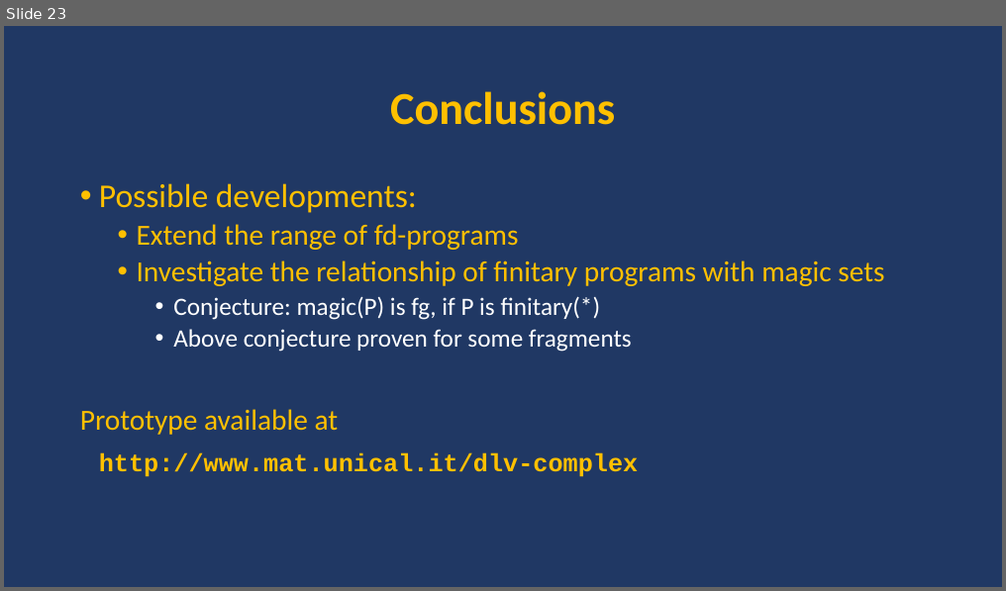
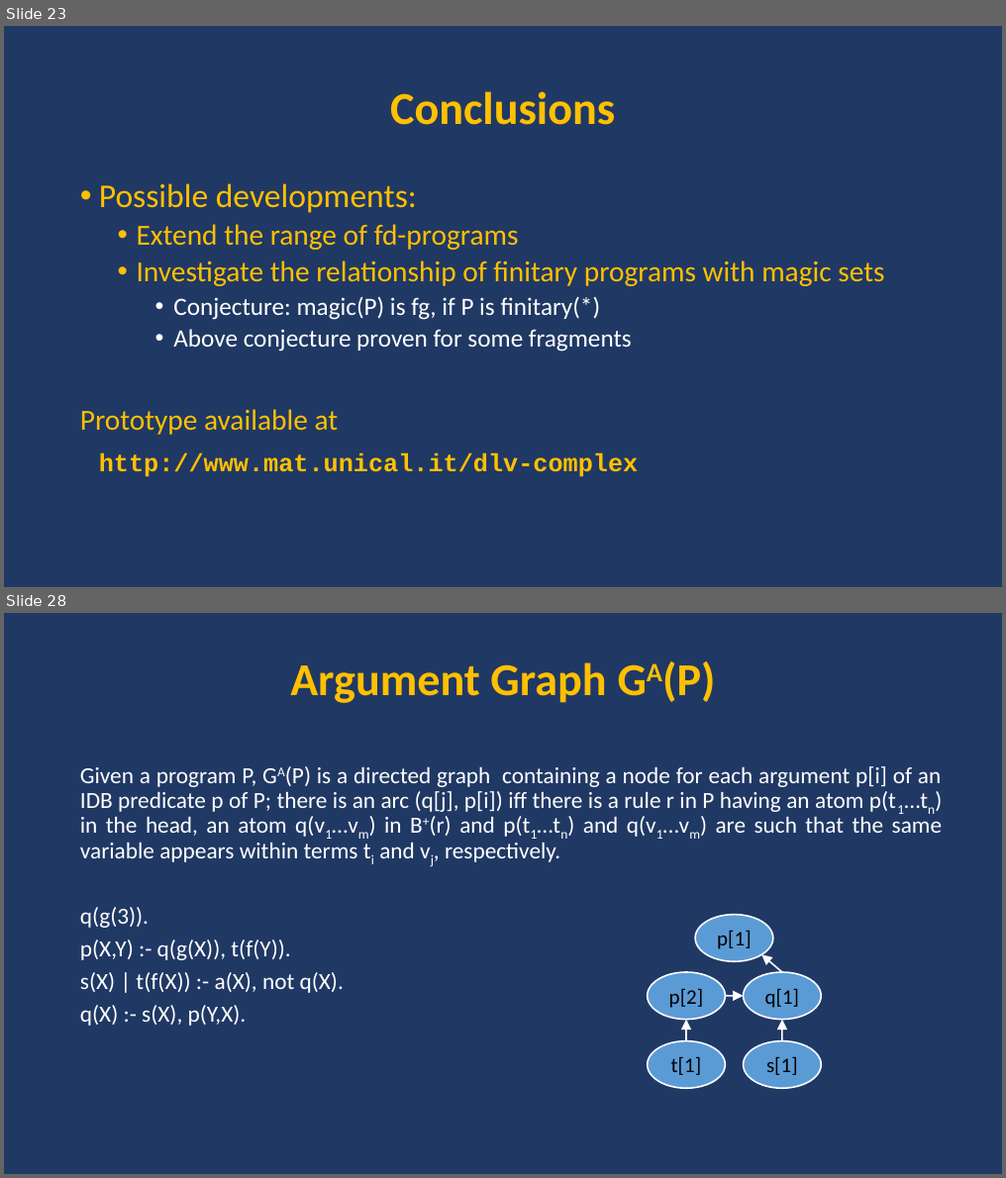
Before and after one commit to DeMaCS-UNICAL/functions_presentation_2018, a slide deck: presentation.pptx. Shown one above the other, each under a label of ours: slide 23 before the commit, slides 23 and 28 after it; the slides between them are not shown. The pictures are 1006x591 and 1006x1178 pixels, drawn with LibreOffice and Linux fonts; fonts in the diff are those of the drawing. Boxes give left, top, right and bottom in pixels: in the first picture for what was removed or moved away, otherwise in the second. Text is boxed around its words. In the diff, an @@ line names an element or a change of style, - is before the commit and + after.

```diff
--- a/presentation.pptx
+++ b/presentation.pptx
@@ slide 28 added at [4, 613, 1002, 1174], background #203864 @@
@@ title added at [290, 662, 715, 703], 44 pt, text #FFC000, bold @@
+Argument Graph GA(P)
@@ text added at [80, 766, 942, 1026], 22.2 pt, text #FFFFFF @@
+Given a program P, GA(P) is a directed graph containing a node for each argument p[i] of an IDB predicate p of P; there is an arc (q[j], p[i]) iff there is a rule r in P having an atom p(t1…tn) in the head, an atom q(v1…vm) in B+(r) and p(t1…tn) and q(v1…vm) are such that the same variable appears within terms ti and vj, respectively.
+q(g(3)).
+p(X,Y) :- q(g(X)), t(f(Y)).
+s(X) | t(f(X)) :- a(X), not q(X).
+q(X) :- s(X), p(Y,X).
@@ group added at [648, 915, 822, 1088]: 5 ellipses, 3 curved arrows, 1 arrow @@
+p[1]
+p[2]
+q[1]
+s[1]
+t[1]
```
Also in this commit, not shown: 20 other slides added.
